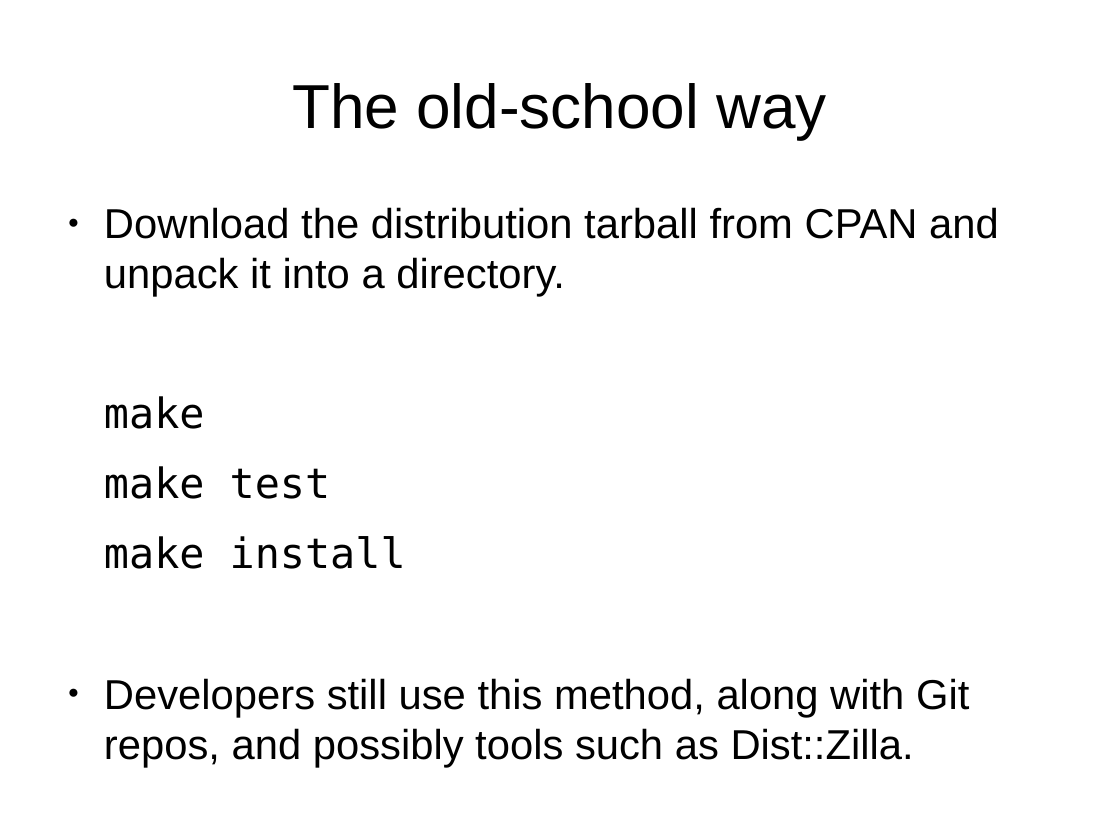
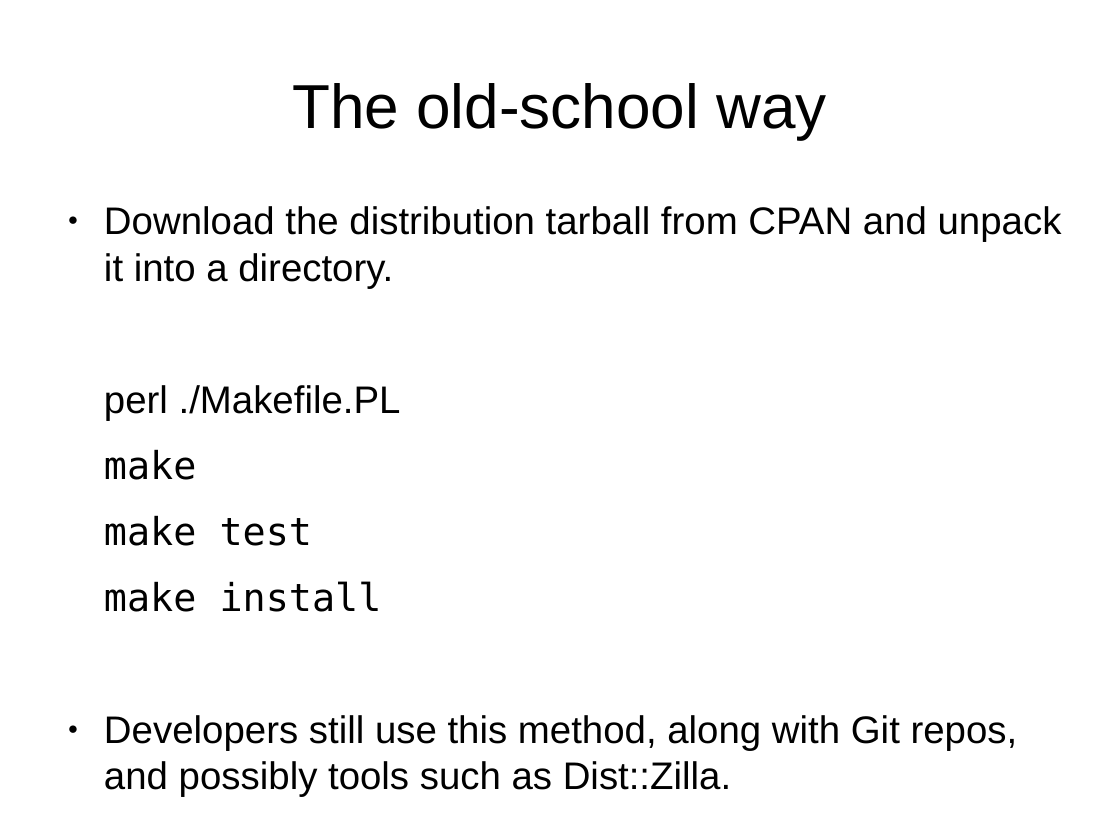
Before and after one commit to daoswald/introperl-slides, a slide deck: slide 7 of 2-4-p-cpan.odp. Drawn at 1120x840 pixels with LibreOffice and Linux fonts; fonts in the diff are those of the drawing. Boxes give left, top, right and bottom in pixels: in the first picture for what was removed or moved away, otherwise in the second. Text is boxed around its words. In the diff, an @@ line names an element or a change of style, - is before the commit and + after.

```diff
--- a/2-4-p-cpan.odp
+++ b/2-4-p-cpan.odp
@@ text at [104, 206, 1062, 797]: size 29.6 to 27.2 pt @@
@@ text at [104, 385, 401, 420]: paragraph added @@
+perl ./Makefile.PL
```
Also in this commit, not shown: 1 other file.
